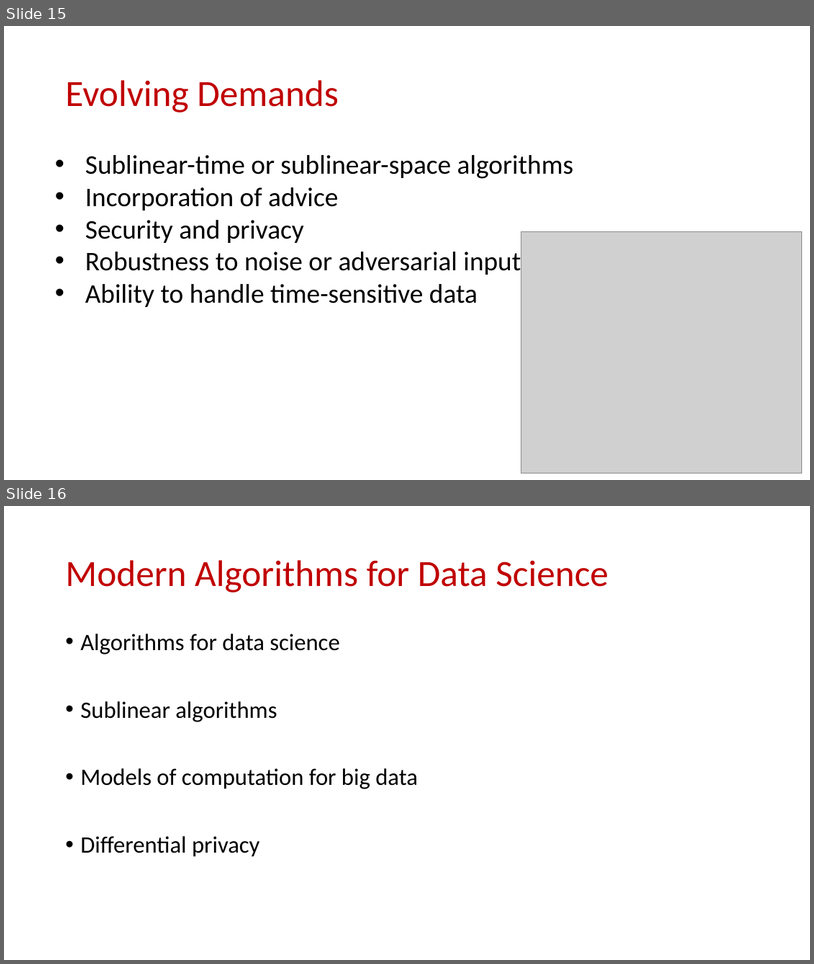
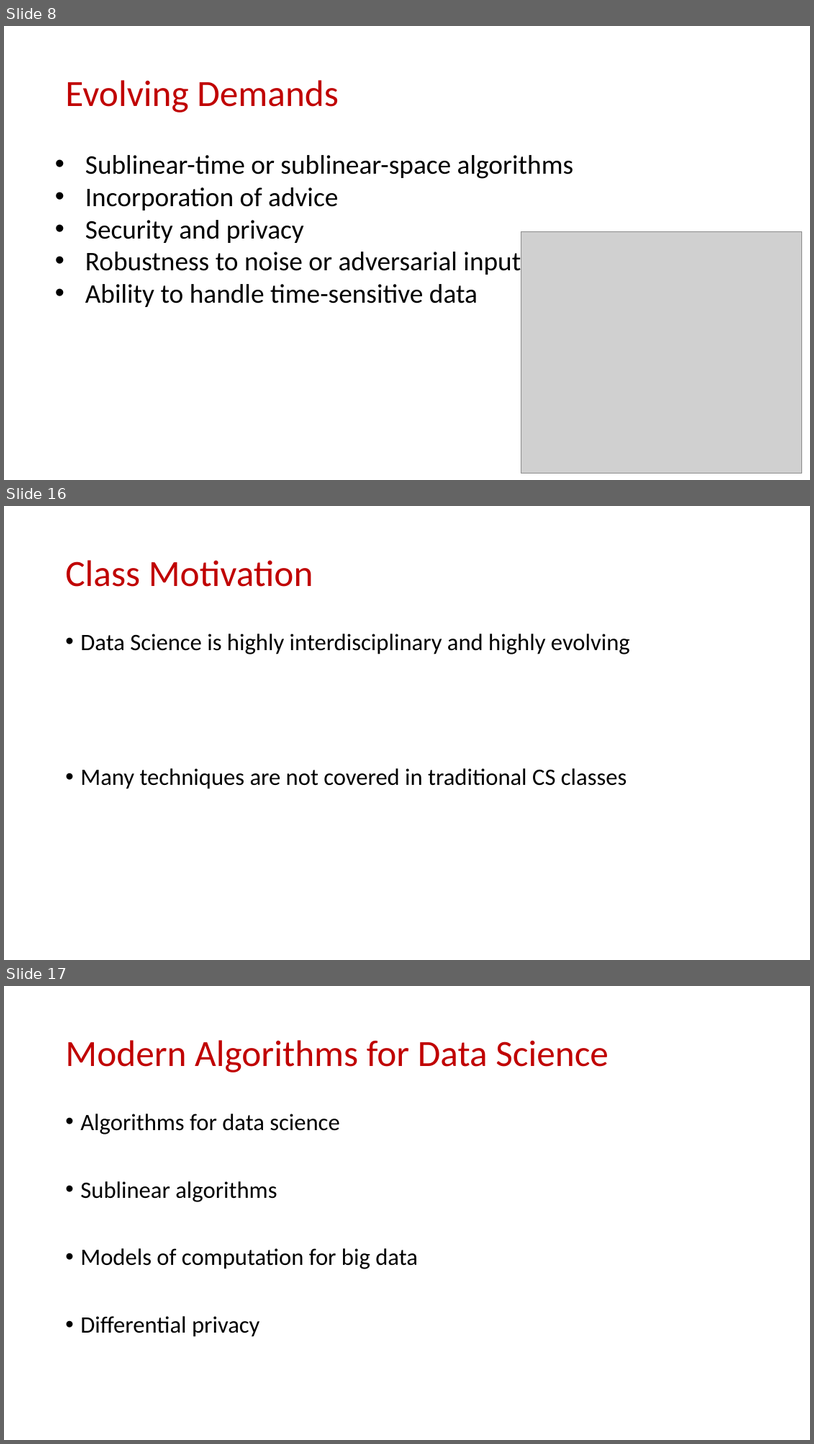
Before and after one commit to samsonzhou/samsonzhou.github.io, a slide deck: CSCE689-23/Week 1.pptx. Shown one above the other, each under a label of ours: slides 15 and 16 before the commit, slides 8, 16 and 17 after it; the slides between them are not shown. The pictures are 814x964 and 814x1444 pixels, drawn with LibreOffice and Linux fonts; fonts in the diff are those of the drawing; grey boxes stand for pictures. Boxes give left, top, right and bottom in pixels: in the first picture for what was removed or moved away, otherwise in the second. Text is boxed around its words. In the diff, an @@ line names an element or a change of style, - is before the commit and + after.

```diff
--- a/CSCE689-23/Week 1.pptx
+++ b/CSCE689-23/Week 1.pptx
@@ slide 16 added at box(4, 506, 810, 960), background #FFFFFF @@
@@ title added at box(65, 560, 314, 587), 44 pt, text #C00000 @@
+Class Motivation
@@ text added at box(80, 633, 630, 789), 28 pt, text #000000 @@
+• Data Science is highly interdisciplinary and highly evolving
+• Many techniques are not covered in traditional CS classes
@@ what was slide 15 is now slide 8 @@
@@ what was slide 16 is now slide 17 @@
```
Also in this commit, not shown: 1 slide changed, 12 other slides added, 8 slides removed, 1 other file.
